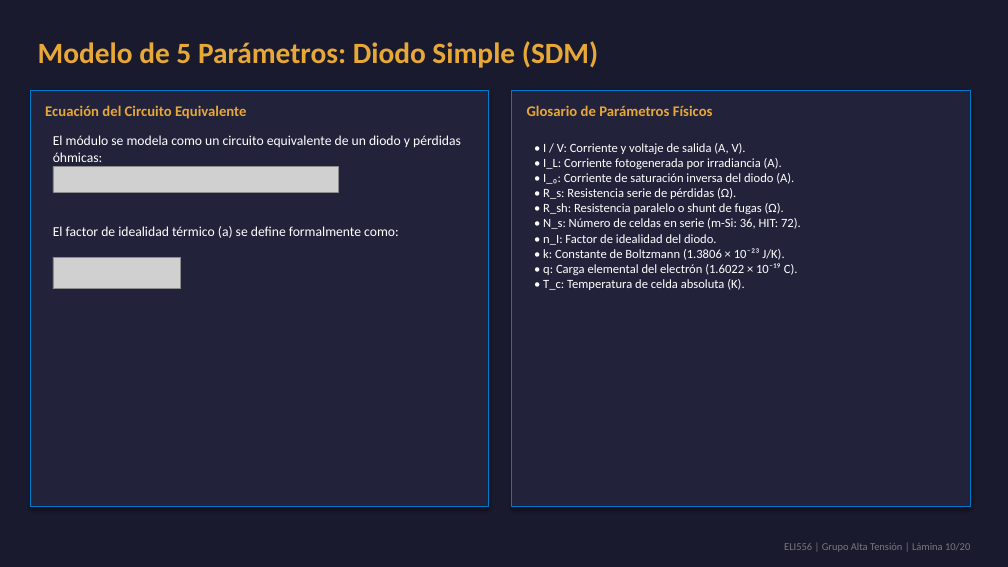
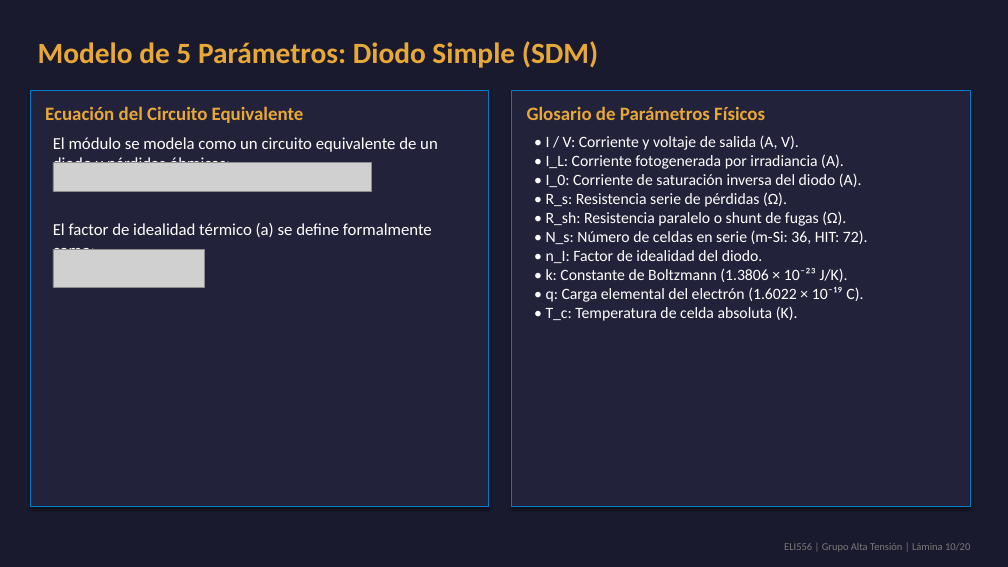
Before and after one commit to theChosen16/t2-paneles, a slide deck: slide 10 of output/Presentacion_Final_ELI556_Atacama.pptx. Drawn at 1008x567 pixels with LibreOffice and Linux fonts; fonts in the diff are those of the drawing; grey boxes stand for pictures. Boxes give left, top, right and bottom in pixels: in the first picture for what was removed or moved away, otherwise in the second. Text is boxed around its words. In the diff, an @@ line names an element or a change of style, - is before the commit and + after.

```diff
--- a/output/Presentacion_Final_ELI556_Atacama.pptx
+++ b/output/Presentacion_Final_ELI556_Atacama.pptx
@@ text "Ecuación del Circuito Equivalente" at box(45, 106, 304, 123): size 14 to 18 pt @@
@@ text "Glosario de Parámetros Físicos" at box(527, 106, 765, 120): size 14 to 18 pt @@
@@ text "El módulo se modela como ..." at box(53, 137, 438, 163): size 13 to 16 pt @@
@@ text at box(546, 135, 868, 321): text changed; size 12 to 15 pt @@
-• I / V: Corriente y voltaje de salida (A, V).
-• I_L: Corriente fotogenerada por irradiancia (A).
-• I_₀: Corriente de saturación inversa del diodo (A).
-• R_s: Resistencia serie de pérdidas (Ω).
-• R_sh: Resistencia paralelo o shunt de fugas (Ω).
-• N_s: Número de celdas en serie (m-Si: 36, HIT: 72).
-• n_I: Factor de idealidad del diodo.
-• k: Constante de Boltzmann (1.3806 × 10⁻²³ J/K).
-• q: Carga elemental del electrón (1.6022 × 10⁻¹⁹ C).
-• T_c: Temperatura de celda absoluta (K).
+• I / V: Corriente y voltaje de salida (A, V).
+• I_L: Corriente fotogenerada por irradiancia (A).
+• I_0: Corriente de saturación inversa del diodo (A).
+• R_s: Resistencia serie de pérdidas (Ω).
+• R_sh: Resistencia paralelo o shunt de fugas (Ω).
+• N_s: Número de celdas en serie (m-Si: 36, HIT: 72).
+• n_I: Factor de idealidad del diodo.
+• k: Constante de Boltzmann (1.3806 × 10⁻²³ J/K).
+• q: Carga elemental del electrón (1.6022 × 10⁻¹⁹ C).
+• T_c: Temperatura de celda absoluta (K).
@@ picture: place and size @@
-picture at box(53, 166, 338, 192)
+picture at box(53, 163, 371, 191)
@@ text "El factor de idealidad térmico ..." at box(53, 223, 432, 237): size 13 to 16 pt @@
@@ picture: place and size @@
-picture at box(53, 257, 181, 289)
+picture at box(53, 250, 205, 287)
```
Also in this commit, not shown: 16 other slides changed, 18 other files.
